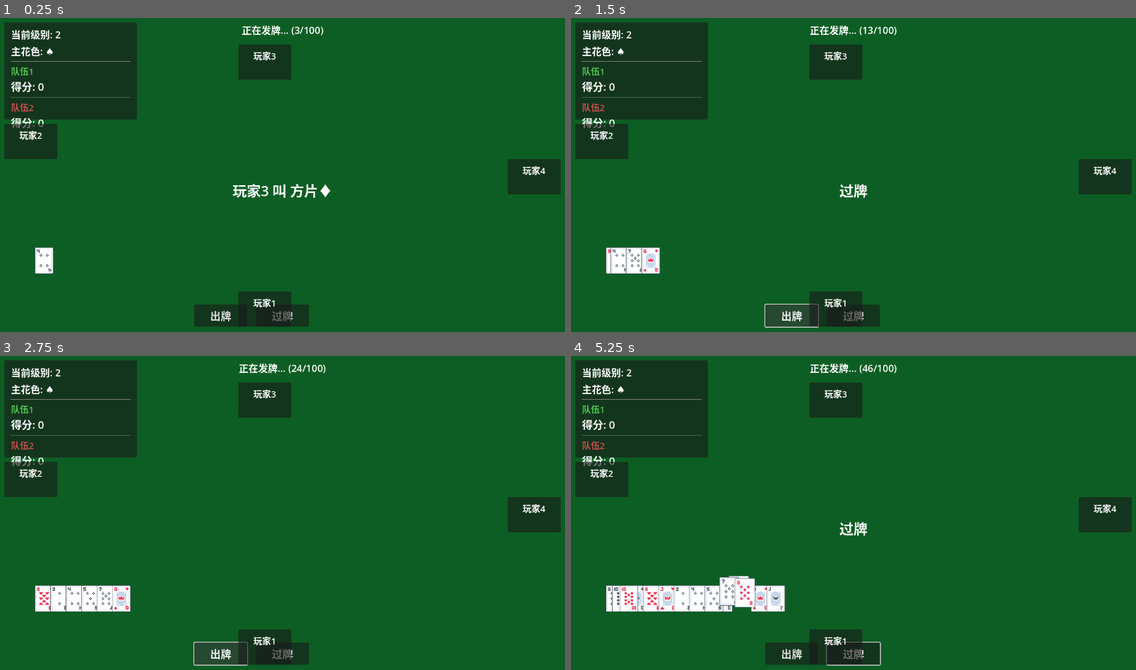
Above: before the commit, frames 1-4 (two rows, left to right).
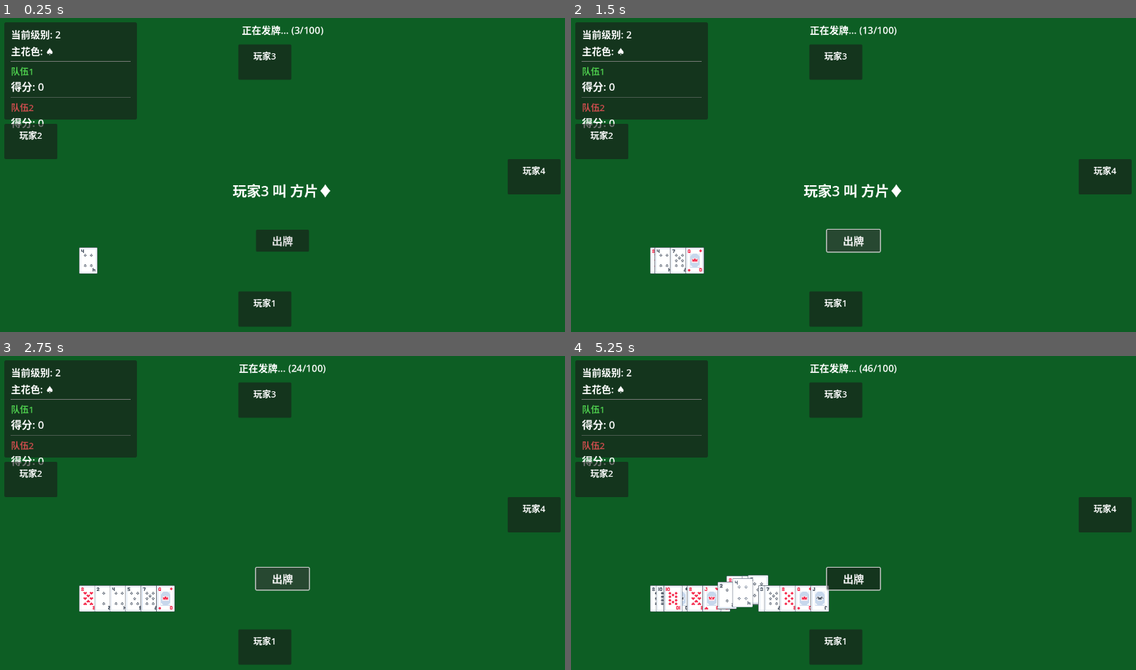
Above: after the commit, the same moments.

Repository: Eda-1121/Video-game-development
Game: Godot game, scene res://scenes/main.tscn
Same seed, same stepped clock (60 frames per second), same inputs: the game is played once before the commit and once after it.
Inputs (mouse positions are in pixels of both pictures, inside the frame that each line leads up to):
- Up to frame 1 (0.25 s): no input
- Up to frame 2 (1.5 s): click (853, 316) at 0.5 s, where only the run before the commit has a clickable "过牌"; click "出牌" at 1.25 s
- Up to frame 3 (2.75 s): click "出牌" at 2 s
- Up to frame 4 (5.25 s): click (853, 654) at 2.75 s, where only the run before the commit has a clickable "过牌"; click "出牌" at 3.5 s; click (853, 654) at 4.25 s, where only the run before the commit has a clickable "过牌"; tap Enter at 5 s; move the mouse to (740, 597) at 5.02 s; click (740, 597) at 5.17 s

The runs differ from the first frame. In frame 1, 2.0% of the frame differs, in the area x 6-55%, y 67-99%; in frame 2, 3.5%; in frame 3, 3.3%; in frame 4, 4.3%, in the area x 6-55%, y 52-99%.

Commit message:
优化游戏界面布局
界面调整:
1. 移除【过牌】按钮
   - 删除 pass_button 变量和相关代码
   - 移除 pass_pressed 信号
   - 删除 _on_pass_pressed 方法

2. 【出牌】按钮移到牌的上方
   - 位置从 y=650 调整到 y=480
   - 按钮在手牌上方70px处

3. 牌和按钮居中显示
   - 出牌按钮居中：x=580 (屏幕宽1280，按钮宽120)
   - 埋底按钮居中：x=570 (按钮宽140)
   - 玩家手牌居中：从 x=100 调整到 x=200

界面更简洁，操作更直观：
- 不需要过牌按钮，直接出牌即可
- 按钮在牌的上方，方便点击
- 所有元素居中对齐，视觉更舒适

修改文件:
- ui_manager.gd: 调整按钮布局和位置
- game_manager.gd: 调整玩家位置，删除过牌方法
- main.gd: 移除 pass_pressed 信号连接

🤖 Generated with [Claude Code](https://claude.com/claude-code)

Co-Authored-By: Claude <noreply@anthropic.com>

Diff:
--- a/扑克牌游戏-升级/main.gd
+++ b/扑克牌游戏-升级/main.gd
@@ -34,7 +34,6 @@
 
 	# 连接基础UI信号
 	ui_manager.play_cards_pressed.connect(game_manager._on_play_cards_pressed)
-	ui_manager.pass_pressed.connect(game_manager._on_pass_pressed)
 	ui_manager.bury_cards_pressed.connect(game_manager._on_bury_cards_pressed)
 	game_manager.ui_manager = ui_manager
 
--- a/扑克牌游戏-升级/scripts/game_manager.gd
+++ b/扑克牌游戏-升级/scripts/game_manager.gd
@@ -52,9 +52,9 @@
 	deck = Deck.new(2)
 	deck.create_deck()
 
-	# 玩家位置：玩家1在下方，玩家2在左侧，玩家3在上方，玩家4在右侧
+	# 玩家位置：玩家1在下方居中，其他AI玩家位置不变
 	var player_positions = [
-		Vector2(100, 550),   # 玩家1（人类）- 下方
+		Vector2(200, 550),   # 玩家1（人类）- 下方居中
 		Vector2(50, 280),    # 玩家2（AI）- 左侧
 		Vector2(100, 50),    # 玩家3（AI）- 上方
 		Vector2(1050, 280)   # 玩家4（AI）- 右侧
@@ -899,8 +899,3 @@
 		GameRules.CardPattern.TRACTOR: return "拖拉机"
 		GameRules.CardPattern.THROW: return "甩牌"
 		_: return "无效"
-
-func _on_pass_pressed():
-	"""过牌按钮"""
-	if ui_manager:
-		ui_manager.show_center_message("过牌", 1.0)
--- a/扑克牌游戏-升级/scripts/ui_manager.gd
+++ b/扑克牌游戏-升级/scripts/ui_manager.gd
@@ -12,7 +12,6 @@
 var turn_label: Label
 
 var play_button: Button
-var pass_button: Button
 var bury_button: Button
 
 var center_message: Label
@@ -28,7 +27,6 @@
 
 # 信号
 signal play_cards_pressed
-signal pass_pressed
 signal bury_cards_pressed
 
 func _ready():
@@ -131,10 +129,11 @@
 	add_child(selected_count_label)
 
 	# =====================================
-	# 底部按钮区
+	# 出牌按钮（居中，在牌的上方）
 	# =====================================
 	var button_container = HBoxContainer.new()
-	button_container.position = Vector2(440, 650)
+	# 居中显示：屏幕宽度1280，按钮宽120，居中位置 (1280-120)/2 = 580
+	button_container.position = Vector2(580, 480)  # 在牌的上方
 	button_container.add_theme_constant_override("separation", 20)
 	add_child(button_container)
 
@@ -146,22 +145,16 @@
 	play_button.pressed.connect(_on_play_button_pressed)
 	button_container.add_child(play_button)
 
-	# 过牌按钮
-	pass_button = Button.new()
-	pass_button.text = "过牌"
-	pass_button.custom_minimum_size = Vector2(120, 50)
-	pass_button.add_theme_font_size_override("font_size", 24)
-	pass_button.pressed.connect(_on_pass_button_pressed)
-	button_container.add_child(pass_button)
-
-	# 埋底按钮
+	# 埋底按钮（与出牌按钮共用位置）
 	bury_button = Button.new()
 	bury_button.text = "确认埋底"
 	bury_button.custom_minimum_size = Vector2(140, 50)
 	bury_button.add_theme_font_size_override("font_size", 24)
 	bury_button.pressed.connect(_on_bury_button_pressed)
 	bury_button.visible = false
-	button_container.add_child(bury_button)
+	# 埋底按钮独立定位，居中显示
+	bury_button.position = Vector2(570, 480)  # 居中位置
+	add_child(bury_button)
 
 	# =====================================
 	# 中央消息标签
@@ -245,9 +238,6 @@
 func _on_play_button_pressed():
 	play_cards_pressed.emit()
 
-func _on_pass_button_pressed():
-	pass_pressed.emit()
-
 func _on_bury_button_pressed():
 	bury_cards_pressed.emit()
 
@@ -284,7 +274,6 @@
 func set_buttons_enabled(enabled: bool):
 	"""启用/禁用按钮"""
 	play_button.disabled = not enabled
-	pass_button.disabled = not enabled
 
 func highlight_current_player(player_id: int):
 	"""高亮当前出牌的玩家"""
@@ -304,7 +293,6 @@
 	selected_count_label.visible = visible
 
 	play_button.visible = not visible
-	pass_button.visible = not visible
 
 func set_bury_button_enabled(enabled: bool):
 	"""启用/禁用埋底按钮"""
